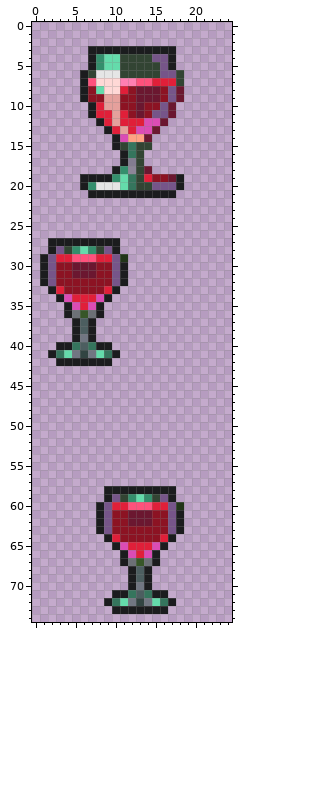
One commit to this sprite sheet: Sources/Modules/FoodModule/Items/ModDrink/RedWine.png. The picture above was drawn from the file before the commit.
The file is 50x150 pixels, drawn in blocks of 2x2; one block is one cell here.
And afterwards:
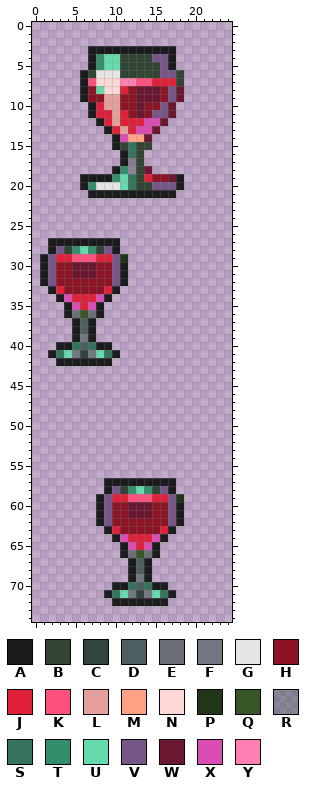
Palette (. is transparent): A #1b1c1e  B #324433  C #324442  D #4c5e60  E #6c7076  F #717682  G #e5e5e5  H #8c1323  J #e01f39  K #ff517c  L #e5a09c  M #ffa184  N #ffd8d6  P #213518  Q #375628  R #1b3c3055  S #35755d  T #348e6c  U #64dbab  V #765589  W #6b1730  X #db4cb5  Y #ff7fb2
Changes in this commit:
Changed rows in their new state; - is an unchanged pixel.
first column x 8:
57 -AAAAAAAAA-
58 --VBTUTBV--
59 AVJJKKKJJVP
60 --HHWWWHH-A
62 ----HHH----
63 .AJ-----JA.
64 -.AXJJJXA.-
65 --.AX-XA.--
66 ----EQE----
67 ---.ADA.---
69 -----F-----
70 --AASDSAA--
71 -ASUFCFUSA-
72 -.AAAAAAA.-
73 --.......--
